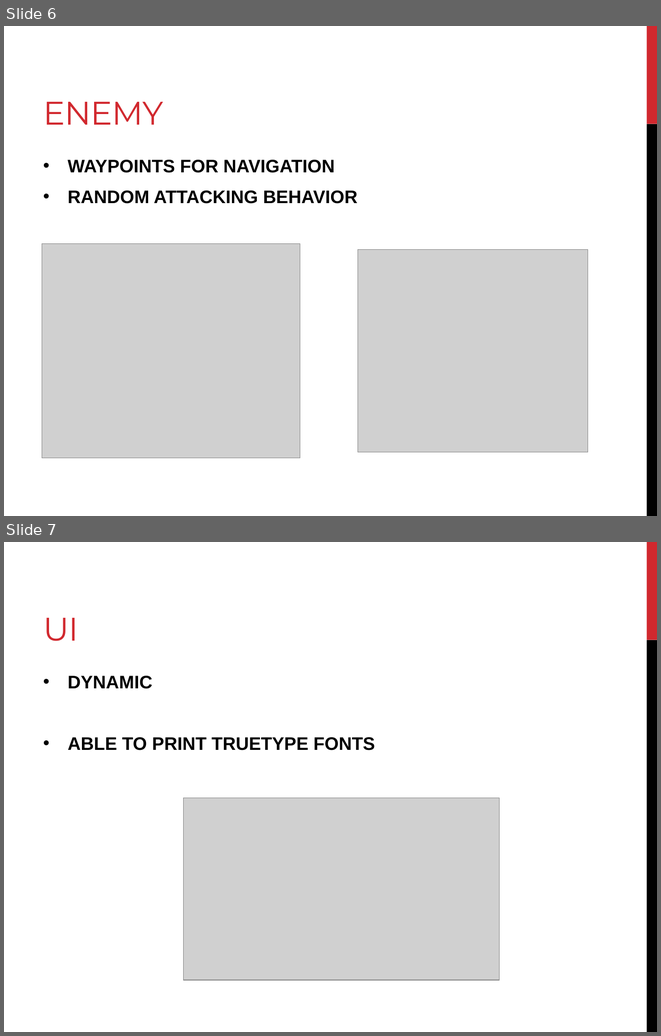
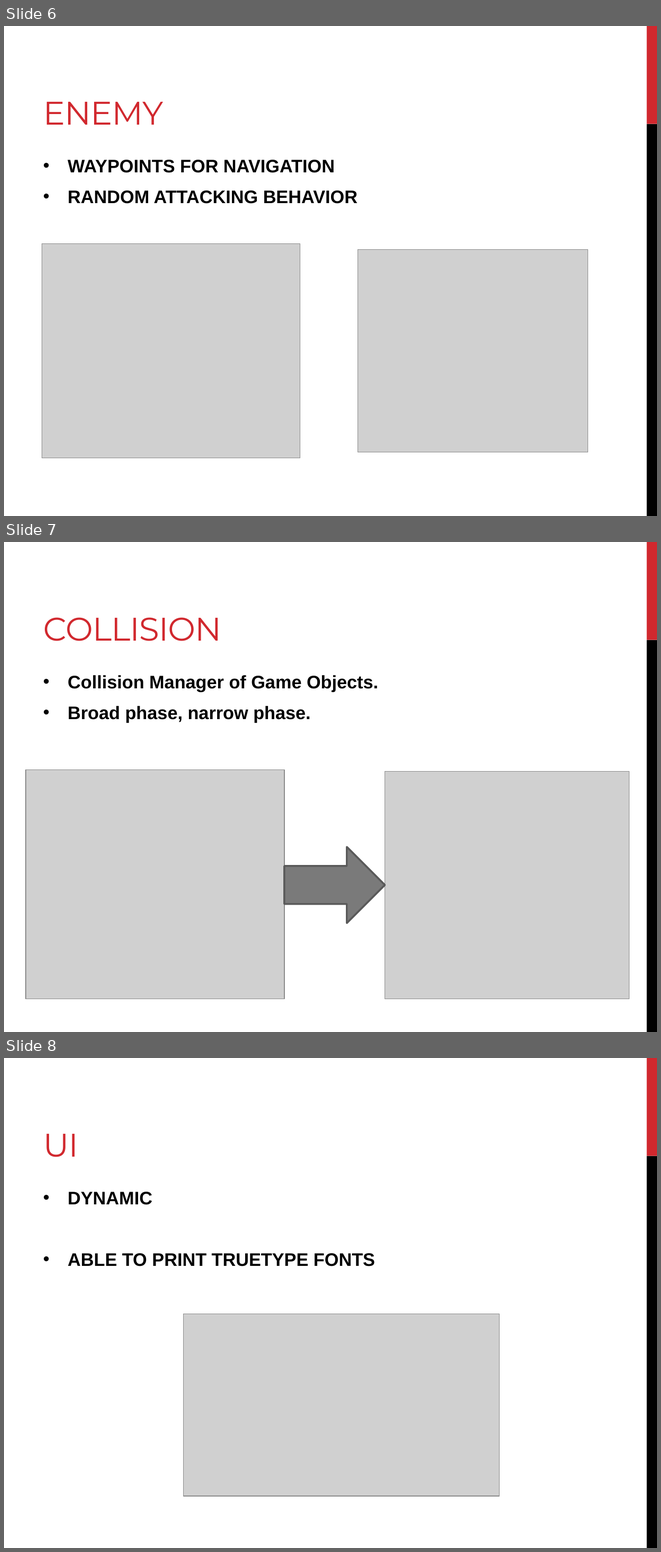
Before and after one commit to RonNg/SP4_Galaga, a slide deck: Documents/SP4_presentation.pptx. Shown one above the other, each under a label of ours: slides 6 and 7 before the commit, slides 6, 7 and 8 after it. The pictures are 661x1036 and 661x1552 pixels, drawn with LibreOffice and Linux fonts; fonts in the diff are those of the drawing; grey boxes stand for pictures. Boxes give left, top, right and bottom in pixels: in the first picture for what was removed or moved away, otherwise in the second. Text is boxed around its words. In the diff, an @@ line names an element or a change of style, - is before the commit and + after.

```diff
--- a/Documents/SP4_presentation.pptx
+++ b/Documents/SP4_presentation.pptx
@@ slide 7 added at (x1=4, y1=542, x2=657, y2=1032), background #FFFFFF; not listed: 2 template elements that a slide beside it also shows @@
@@ title added at (x1=43, y1=617, x2=221, y2=641), 36 pt, text #D1282E @@
+COLLISION
@@ text added at (x1=68, y1=675, x2=378, y2=723), 20 pt, text #000000, bold @@
+• Collision Manager of Game Objects.
+• Broad phase, narrow phase.
@@ picture added at (x1=26, y1=770, x2=284, y2=998) @@
@@ picture added at (x1=385, y1=771, x2=629, y2=998) @@
@@ right arrow added at (x1=284, y1=847, x2=385, y2=923), fill #7A7A7A, outline #5A5A5A 2 pt @@
@@ what was slide 7 is now slide 8 @@
```
Also in this commit, not shown: 1 slide changed.
